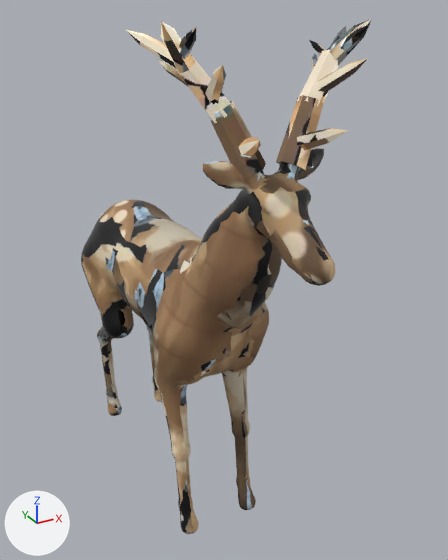
The glTF model games/vale/art/out/units/glasshorn.glb: old version first, new version second.
Rendered twice from a camera (50 mm lens) standing at (-1.07, -2.51, 2.23) and looking at (0.16, -0.27, 1.12). Arrows for +X, +Y and +Z are at lower left; the lights stay in place. The picture after the commit comes second. Vertices at exactly the same position are counted once.

Names of what the first picture shows: 'glasshorn'.
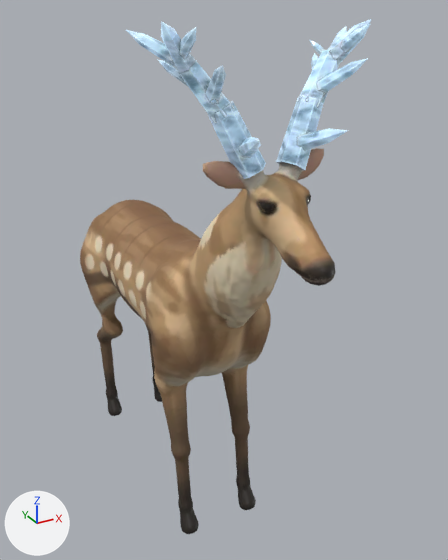
Pixel boxes (x1, y1, x2, y2) of what changed, in the pictures (448 x 560 px; the box of a moved part takes in the faces that stretch with it):
'glasshorn', reshaped
    before: (81, 19, 371, 534)
    after: (80, 19, 371, 534)
part 1 of me_glasshorn, moved or reshaped
    before: (81, 162, 319, 462)
    after: (80, 181, 303, 459)
part 2 of me_glasshorn, reshaped
    before: (108, 388, 162, 416)
part 3 of me_glasshorn, reshaped
    before: (236, 477, 250, 494)
    after: (241, 483, 250, 494)
part 4 of me_glasshorn, surface changed
    both: (82, 19, 371, 534)

Edits to the bpy script that builds the scene:
```text
Change me_glasshorn:
    where me_glasshorn.from_pydata(...)  # 4058 vertices, 8032 faces; spans x -0.4..0.4, y -1.2..0.81, z 0.0..2.2
    used by ob_glasshorn; location = (0.0, 0.0, 0.0)
    me_glasshorn part 1: 196 vertices moved from x -0.27..0.23, y -1.12..0.68, z 0.57..1.73 to x -0.27..0.23, y -1.12..0.69, z 0.57..1.73; 1610 vertices removed from x -0.26..0.27, y -1.13..0.79, z 0.38..1.8; 1619 vertices added at x -0.27..0.27, y -1.08..0.79, z 0.39..1.8
    me_glasshorn part 2: 10 vertices removed from x -0.19..0.17, y 0.49..0.58, z 0.01..0.07; 4 vertices added at x -0.15..0.16, y 0.49..0.57, z 0.01..0.05
    me_glasshorn part 3: 5 vertices removed from x -0.17..0.15, y -0.51..-0.44, z 0.1..0.16; 2 vertices added at x -0.17..0.14, y -0.51..-0.44, z 0.11..0.16
    me_glasshorn part 4: 3778 kept faces spanning x -0.4..0.4, y -1.2..0.81, z 0.0..2.2 get new texture (UV) coordinates
```
